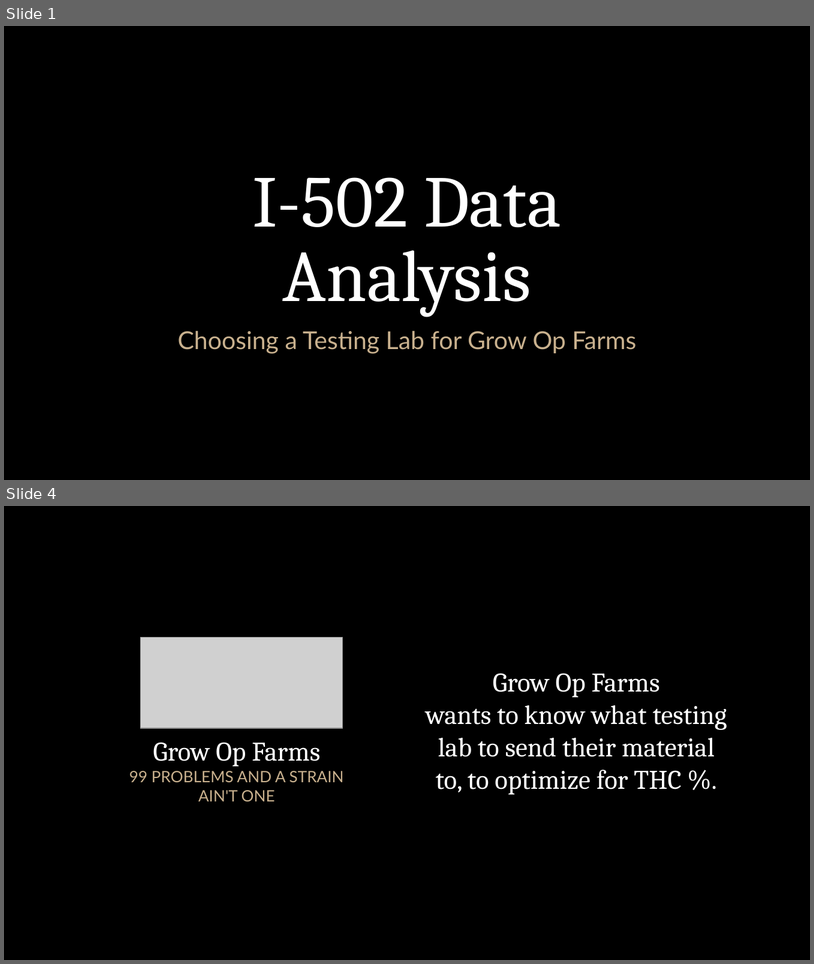
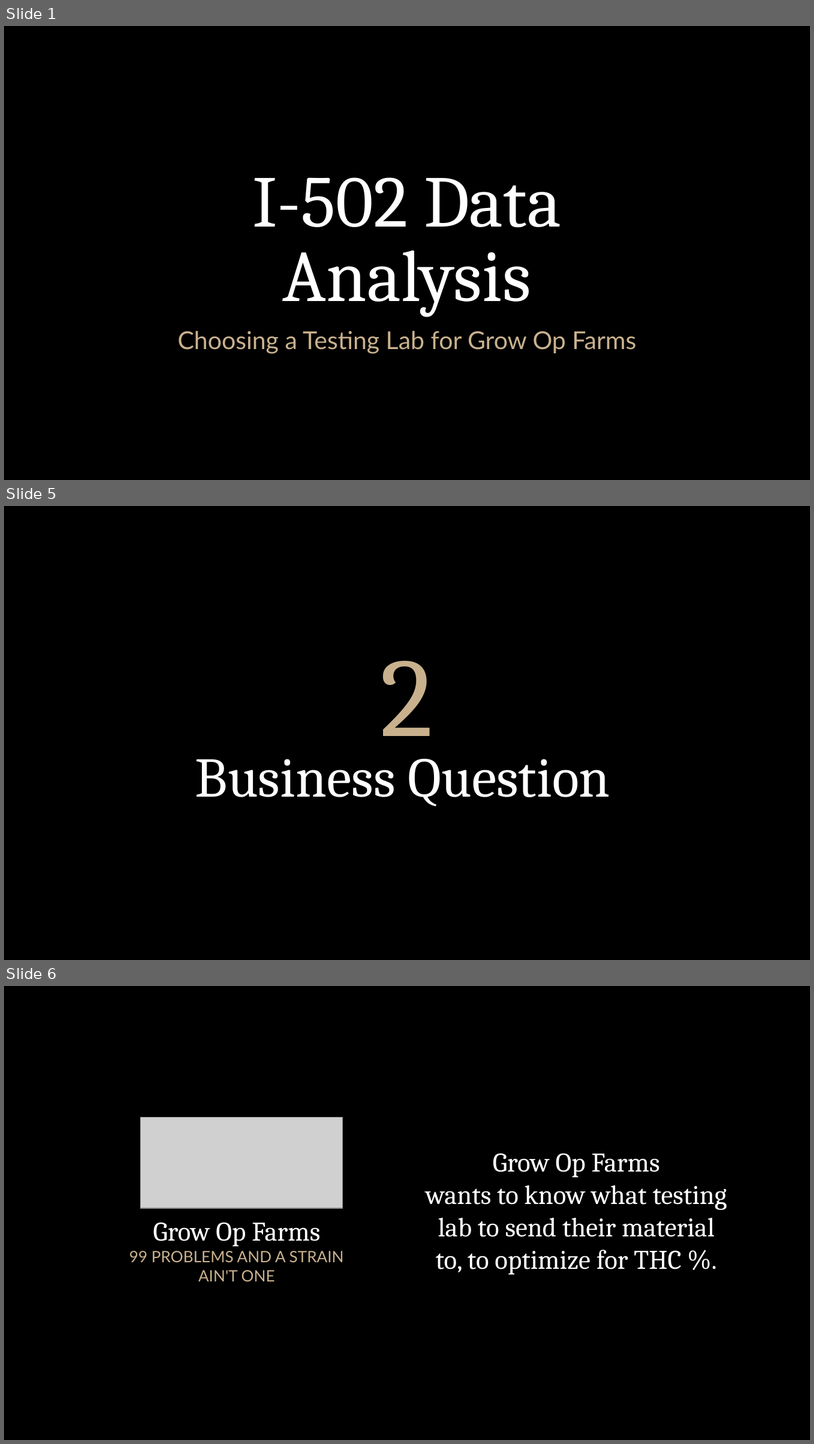
Before and after one commit to whit3am/i502_lab_results, a slide deck: reports/I502 Analysis Powerpoint.odp. Shown one above the other, each under a label of ours: slides 1 and 4 before the commit, slides 1, 5 and 6 after it; the slides between them are not shown. The pictures are 814x964 and 814x1444 pixels, drawn with LibreOffice and Linux fonts; fonts in the diff are those of the drawing; grey boxes stand for pictures; background and template pictures are left out. Boxes give left, top, right and bottom in pixels: in the first picture for what was removed or moved away, otherwise in the second. Text is boxed around its words. In the diff, an @@ line names an element or a change of style, - is before the commit and + after.

```diff
--- a/reports/I502 Analysis Powerpoint.odp
+++ b/reports/I502 Analysis Powerpoint.odp
@@ slide 5 added at [4,506,810,960], background picture (left out) @@
@@ title added at [381,660,434,760], 100 pt, text #C9B18E @@
+2
@@ title added at [195,759,611,806], 50 pt, text #FFFFFF @@
+Business Question
@@ what was slide 4 is now slide 6 @@
```
Also in this commit, not shown: 6 slides changed, 2 other slides added, 5 slides removed, 1 other file.
